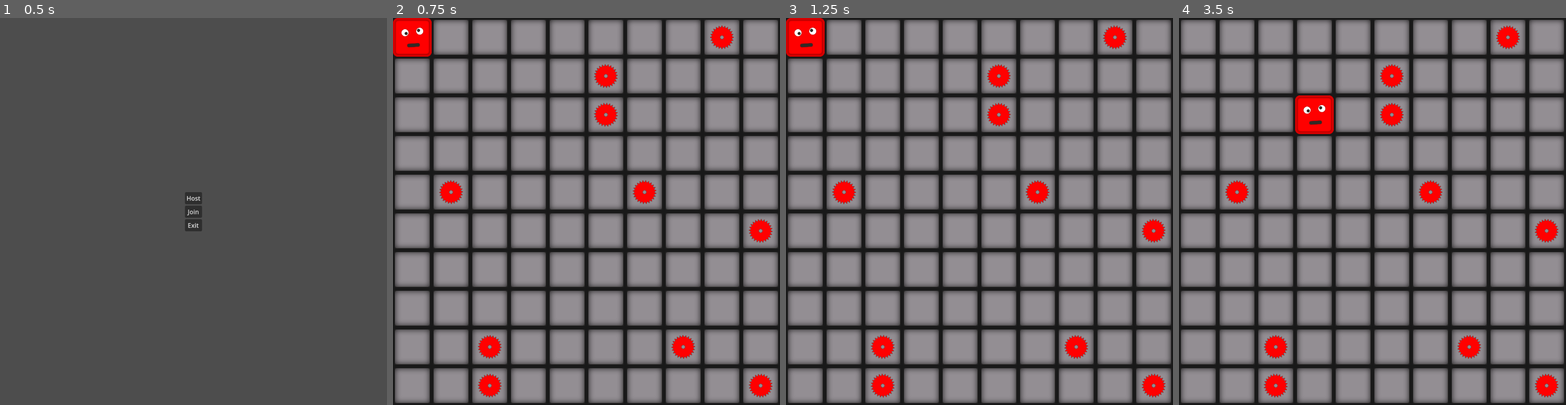
Above: before the commit, frames 1-4 (left to right).
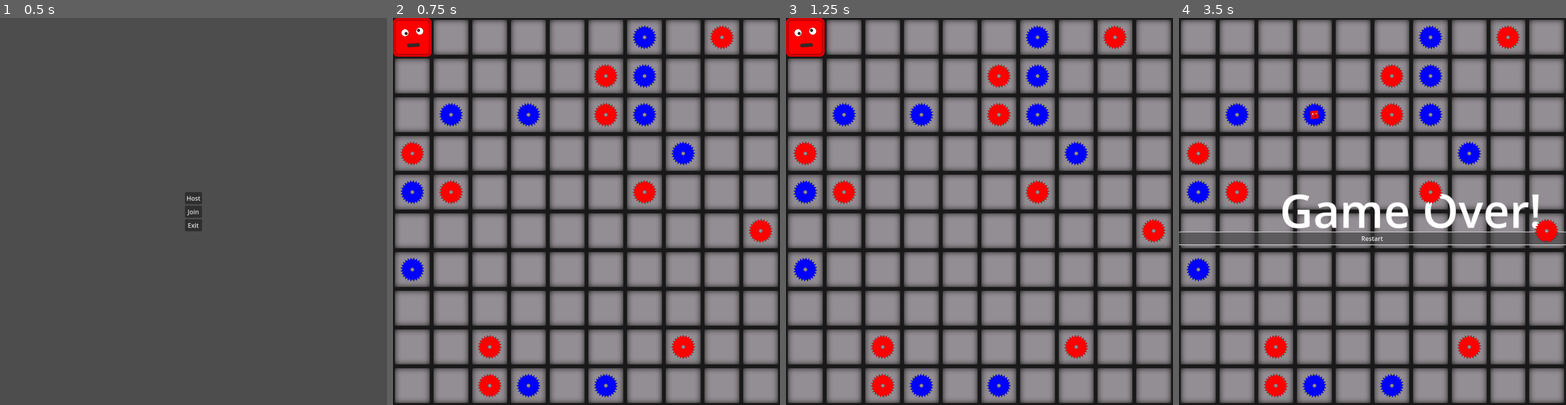
Above: after the commit, the same moments.

Repository: HephaistosForge/BlockyChaos
Game: Godot game, scene res://world/world.tscn
Two runs of this game, one before a commit and one after it. Both use one fixed random seed, a clock stepped at 60 frames per second and the inputs below.
Inputs (mouse positions are in pixels of both pictures, inside the frame that each line leads up to):
- Up to frame 1 (0.5 s): no input
- Up to frame 2 (0.75 s): click "Host" at 0.5 s
- Up to frame 3 (1.25 s): no input
- Up to frame 4 (3.5 s): hold D (right) 1.28-2.03 s; hold S (down) 2.03-2.75 s; click (1372, 238) at 2.75 s, where only the run after the commit has a clickable "Restart"

Frame 1 is identical in both runs. In frame 2, 3.3% of the frame differs, in the area x 1-99%, y 1-99%; in frame 3, 3.3%; in frame 4, 9.2%, in the area x 0-100%, y 1-99%.

Commit message:
Add features

Diff:
--- a/entities/player/player.gd
+++ b/entities/player/player.gd
@@ -5,6 +5,7 @@
 var movement_delay = 0.3
 var next_allowed_movement_time = -1
 var world
+var type: String
 @export var tile = Vector2.ZERO
 
 
@@ -18,7 +19,7 @@
 	return Time.get_unix_time_from_system()
 
 func _physics_process(_delta):
-	if is_multiplayer_authority() and world.is_game_started():
+	if is_multiplayer_authority() and world.is_game_running():
 
 		var direction = Input.get_vector("left", "right", "up", "down")
 
@@ -34,6 +35,7 @@
 			if can_move:
 				$AudioMove.play()
 				tile = new_tile
+				var is_dead = world.is_tile_deadly(tile)
 
 				var new_position = world.tile_to_world_coord(tile)
 				get_tree().create_tween().tween_property(self, "position", new_position, movement_delay) \
@@ -46,6 +48,16 @@
 					.set_ease(Tween.EASE_OUT).set_trans(Tween.TRANS_CUBIC)
 				tween.tween_property(self, "scale", Vector2.ONE, movement_delay / 3 * 2) \
 					.set_ease(Tween.EASE_IN_OUT).set_trans(Tween.TRANS_CUBIC)
+
+				if is_dead:
+					$AudioWrong.play()
+					tween.tween_property(self, "scale", Vector2.ONE, .05) \
+						.set_ease(Tween.EASE_IN_OUT).set_trans(Tween.TRANS_CUBIC)
+					tween.parallel().tween_property(self, "rotation", 2 * PI, 1) \
+						.set_ease(Tween.EASE_IN_OUT).set_trans(Tween.TRANS_BACK).from_current()
+					tween.parallel().tween_property(self, "scale", Vector2.ONE * .2, 1) \
+						.set_ease(Tween.EASE_IN_OUT).set_trans(Tween.TRANS_BACK)
+					world.game_over()
 
 				next_allowed_movement_time = time() + movement_delay
 			else:
@@ -69,9 +81,15 @@
 		remote_set_rotation.rpc(global_rotation)
 
 @rpc("unreliable")
-func init_as_player(color, tile_coord):
+func init_as_player(color, tile_coord, player_type: String):
 	$Body/BodySprite.self_modulate = color
 
+	self.type = player_type
+	if is_multiplayer_authority():
+		Globals.local_player_type = type
+		#for trap in get_tree().get_nodes_in_group("trap"):
+			#if trap.type != type:
+				#trap.visible = false
 	tile = tile_coord
 	world = get_tree().get_first_node_in_group("world")
 	position = world.tile_to_world_coord(tile)
--- a/entities/trap/trap.gd
+++ b/entities/trap/trap.gd
@@ -1,5 +1,6 @@
 extends Node2D
 
+var type: String
 
 func _ready():
 	var tween = create_tween()
@@ -7,3 +8,5 @@
 	tween.tween_property(self, "rotation", 500, 2 + randf() * 2).from_current() \
 		.set_trans(Tween.TRANS_EXPO).set_ease(Tween.EASE_IN_OUT)
 	tween.tween_property(self, "rotation", 0, randf()).from_current()
+
+	self.visible = type != Globals.local_player_type
--- a/entities/trap/trap.tscn
+++ b/entities/trap/trap.tscn
@@ -10,12 +10,15 @@
 properties/1/path = NodePath(".:rotation")
 properties/1/spawn = true
 properties/1/sync = true
+properties/2/path = NodePath(".:modulate")
+properties/2/spawn = true
+properties/2/sync = true
 
-[node name="Trap" type="Node2D"]
+[node name="Trap" type="Node2D" groups=["trap"]]
 z_index = 5
 script = ExtResource("1_2owpu")
 
-[node name="SawbladeSprite" type="Sprite2D" parent="." groups=["trap"]]
+[node name="SawbladeSprite" type="Sprite2D" parent="."]
 scale = Vector2(0.25, 0.25)
 texture = ExtResource("1_kvf45")
 
--- /dev/null
+++ b/globals/globals.gd
@@ -0,0 +1,4 @@
+extends Node
+
+
+var local_player_type: String = "red"
--- a/project.godot
+++ b/project.godot
@@ -14,6 +14,10 @@
 run/main_scene="res://world/world.tscn"
 config/features=PackedStringArray("4.0", "Forward Plus")
 config/icon="res://icon.svg"
+
+[autoload]
+
+Globals="*res://globals/globals.gd"
 
 [display]
 
--- a/world/floor.gd
+++ b/world/floor.gd
@@ -18,7 +18,7 @@
 		line(from, from * Vector2(1, -1))
 
 	# Debug info
-	for y in map_size.y:
-		for x in map_size.x:
-			var at = get_parent().tile_to_world_coord(Vector2(x, y))
+	#for y in map_size.y:
+	#	for x in map_size.x:
+	#		var at = get_parent().tile_to_world_coord(Vector2(x, y))
 			# draw_string(font, at, "(%d, %d)" % [x, y])
--- /dev/null
+++ b/world/gameover.gd
@@ -0,0 +1,10 @@
+extends Label
+
+@onready var tween = create_tween()
+
+func _ready():
+	tween.set_loops()
+	tween.tween_property(self, "scale", Vector2.ONE * 1.2, .5) \
+		.set_ease(Tween.EASE_IN_OUT).set_trans(Tween.TRANS_CUBIC)
+	tween.tween_property(self, "scale", Vector2.ONE, .5) \
+		.set_ease(Tween.EASE_IN_OUT).set_trans(Tween.TRANS_CUBIC)
--- a/world/multiplayer.gd
+++ b/world/multiplayer.gd
@@ -57,9 +57,9 @@
 	player_node.set_multiplayer_authority(peer_id)
 	var color = Color.RED if peer_id == 1 else Color.BLUE
 	var pos = Vector2.ZERO if peer_id == 1 else Vector2.ONE * get_parent().map_size - Vector2.ONE
-
+	var type = "red" if peer_id == 1 else "blue"
 	self.add_child(player_node)
-	player_node.init_as_player(color, pos)
+	player_node.init_as_player(color, pos, type)
 
 	if peer_id == multiplayer.get_unique_id():
 		local_player_character = player_node
--- a/world/world.gd
+++ b/world/world.gd
@@ -5,35 +5,48 @@
 var line_width = 8
 var line_color = Color(.1, .1, .1, 1)
 
+var is_game_over = false
+
 var traps = {}
 var trap_scene = preload("res://entities/trap/trap.tscn")
 var tile_scene = preload("res://world/tile/tile.tscn")
 
-func add_trap(at_tile: Vector2):
+func add_trap(at_tile: Vector2, type: String):
 	var trap = trap_scene.instantiate()
 	# trap = $Spawner.spawn(trap_scene)
 	add_child(trap, true)
 	var at_pos = tile_to_world_coord(at_tile)
+	traps[at_tile] = trap
 	trap.position = at_pos
-	print(trap.position)
-	trap.modulate = Color.RED
+	trap.modulate = Color.RED if type == "red" else Color.BLUE
+	# trap.visible = type == "red"
+	trap.type = type
 
-func add_random_traps(number: int):
+func add_random_traps(number: int, type: String):
 	for i in number:
-		var at_tile = random_tile()
-		print(at_tile)
-		add_trap(at_tile)
+		var at_tile
+		while true:
+			at_tile = random_tile()
+			if at_tile not in traps and at_tile not in [Vector2(0, 0), map_size - Vector2.ONE]:
+				break
+		add_trap(at_tile, type)
 
 func start_game():
 	$Waiting.visible = false
-	add_random_traps(10)
+	add_random_traps(10, "red")
+	add_random_traps(10, "blue")
 	for y in map_size.y:
 		for x in map_size.x:
 			var tile = tile_scene.instantiate()
 			add_child(tile, true)
 			tile.position = tile_to_world_coord(Vector2(x, y))
 
+func is_tile_deadly(tile_coord):
+	return tile_coord in traps
 
+func game_over():
+	is_game_over = true
+	$GameOver.visible = true
 
 # Coordinates
 
@@ -66,5 +79,5 @@
 	return Vector2(randi_range(0, map_size.x-1), randi_range(0, map_size.y-1))
 
 
-func is_game_started():
-	return len($Multiplayer.connected_peer_ids) >= 1
+func is_game_running():
+	return len($Multiplayer.connected_peer_ids) >= 1 and not is_game_over
--- a/world/world.tscn
+++ b/world/world.tscn
@@ -1,10 +1,21 @@
-[gd_scene load_steps=8 format=3 uid="uid://c48wvhcpnqhb1"]
+[gd_scene load_steps=13 format=3 uid="uid://c48wvhcpnqhb1"]
 
 [ext_resource type="Script" path="res://world/world.gd" id="1_nu8f6"]
 [ext_resource type="Script" path="res://world/floor.gd" id="1_qsj2w"]
 [ext_resource type="Script" path="res://world/multiplayer.gd" id="2_c2arv"]
 [ext_resource type="Texture2D" uid="uid://ciyu1yyim3ms4" path="res://world/Loading.png" id="3_bj73h"]
 [ext_resource type="Script" path="res://world/spinning.gd" id="4_pu5fr"]
+[ext_resource type="Script" path="res://world/gameover.gd" id="5_kpq7d"]
+[ext_resource type="AudioStream" uid="uid://dkphkpim1ixa5" path="res://world/music/background.mp3" id="6_ftcl4"]
+
+[sub_resource type="LabelSettings" id="LabelSettings_bkkiv"]
+font_size = 99
+
+[sub_resource type="InputEventKey" id="InputEventKey_hgeco"]
+keycode = 65
+
+[sub_resource type="Shortcut" id="Shortcut_a1hej"]
+events = [SubResource("InputEventKey_hgeco")]
 
 [sub_resource type="Environment" id="Environment_w6v8t"]
 background_mode = 3
@@ -16,6 +27,9 @@
 properties/1/path = NodePath("Menu:visible")
 properties/1/spawn = true
 properties/1/sync = true
+properties/2/path = NodePath("GameOver:visible")
+properties/2/spawn = true
+properties/2/sync = true
 
 [node name="World" type="Node2D" groups=["world"]]
 script = ExtResource("1_nu8f6")
@@ -57,6 +71,35 @@
 expand_mode = 1
 script = ExtResource("4_pu5fr")
 
+[node name="GameOver" type="VBoxContainer" parent="."]
+visible = false
+anchors_preset = 8
+anchor_left = 0.5
+anchor_top = 0.5
+anchor_right = 0.5
+anchor_bottom = 0.5
+offset_left = -500.0
+offset_top = -500.0
+offset_right = 500.0
+offset_bottom = 500.0
+grow_horizontal = 2
+grow_vertical = 2
+pivot_offset = Vector2(500, 515)
+alignment = 1
+
+[node name="GameOver" type="Label" parent="GameOver"]
+layout_mode = 2
+text = "Game Over!"
+label_settings = SubResource("LabelSettings_bkkiv")
+horizontal_alignment = 1
+vertical_alignment = 1
+script = ExtResource("5_kpq7d")
+
+[node name="Restart" type="Button" parent="GameOver"]
+layout_mode = 2
+shortcut = SubResource("Shortcut_a1hej")
+text = "Restart"
+
 [node name="Menu" type="VBoxContainer" parent="."]
 anchors_preset = 15
 anchor_right = 1.0
@@ -94,6 +137,10 @@
 [node name="Synchronizer" type="MultiplayerSynchronizer" parent="."]
 replication_config = SubResource("SceneReplicationConfig_oorh6")
 
+[node name="MusicPlayer" type="AudioStreamPlayer2D" parent="."]
+stream = ExtResource("6_ftcl4")
+autoplay = true
+
 [connection signal="button_up" from="Menu/Host" to="Multiplayer" method="on_host"]
 [connection signal="button_up" from="Menu/Join" to="Multiplayer" method="on_join"]
 [connection signal="button_up" from="Menu/Exit" to="Multiplayer" method="_on_exit"]
Not shown, changed: README.md
